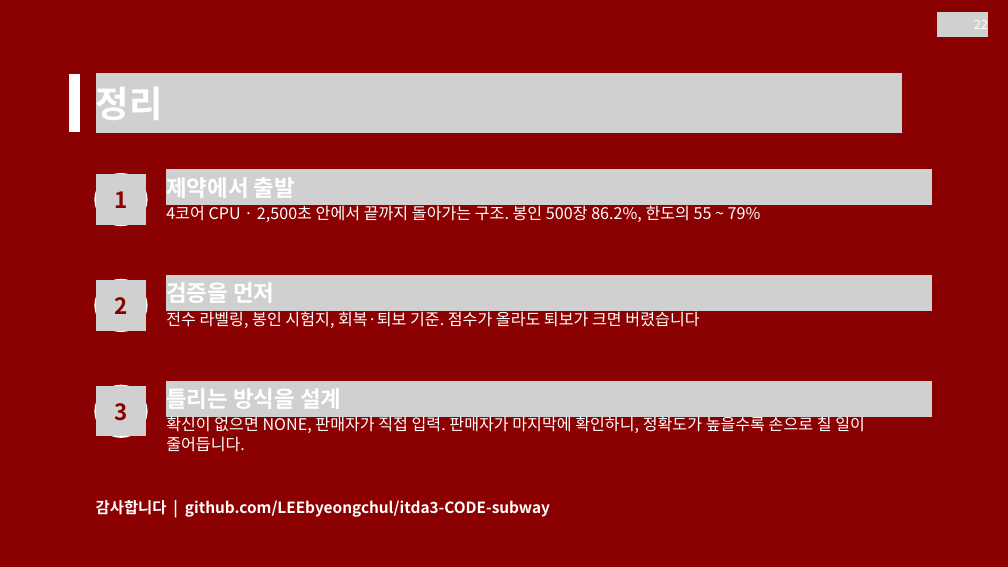
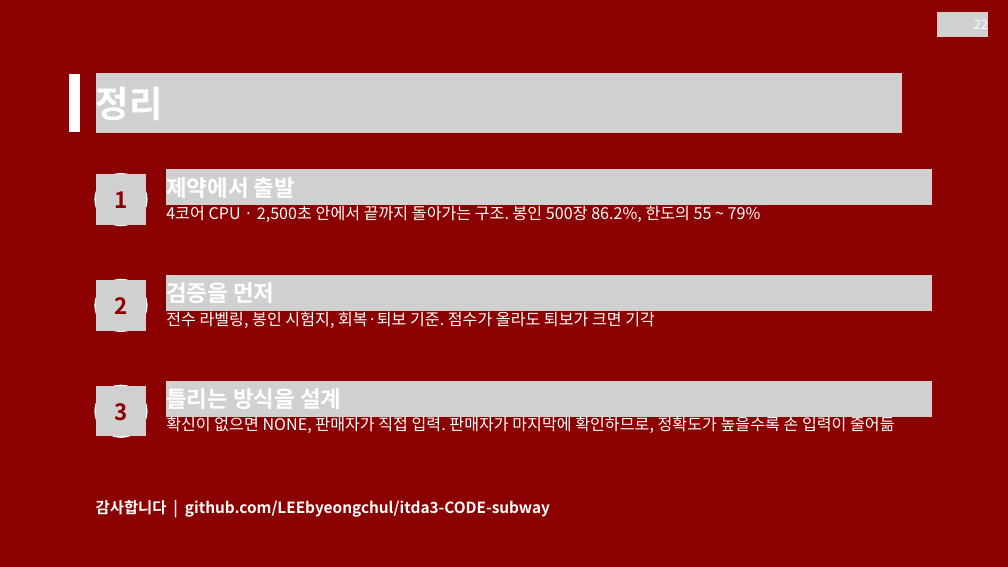
Before and after one commit to LEEbyeongchul/itda3-CODE-subway, a slide deck: slide 22 of 발표/[CODE]_서브웨이_본선발표.pptx. Drawn at 1008x567 pixels with LibreOffice and Linux fonts; fonts in the diff are those of the drawing; grey boxes stand for pictures. Boxes give left, top, right and bottom in pixels: in the first picture for what was removed or moved away, otherwise in the second. Text is boxed around its words. In the diff, an @@ line names an element or a change of style, - is before the commit and + after.

```diff
--- a/발표/[CODE]_서브웨이_본선발표.pptx
+++ b/발표/[CODE]_서브웨이_본선발표.pptx
@@ text at (166, 308, 655, 328): text changed @@
-전수 라벨링, 봉인 시험지, 회복·퇴보 기준. 점수가 올라도 퇴보가 크면 버렸습니다
+전수 라벨링, 봉인 시험지, 회복·퇴보 기준. 점수가 올라도 퇴보가 크면 기각
@@ text at (166, 414, 895, 433): text changed @@
-확신이 없으면 NONE, 판매자가 직접 입력. 판매자가 마지막에 확인하니, 정확도가 높을수록 손으로 칠 일이 줄어듭니다.
+확신이 없으면 NONE, 판매자가 직접 입력. 판매자가 마지막에 확인하므로, 정확도가 높을수록 손 입력이 줄어듦
```
Also in this commit, not shown: 16 other slides changed, 1 other file.
